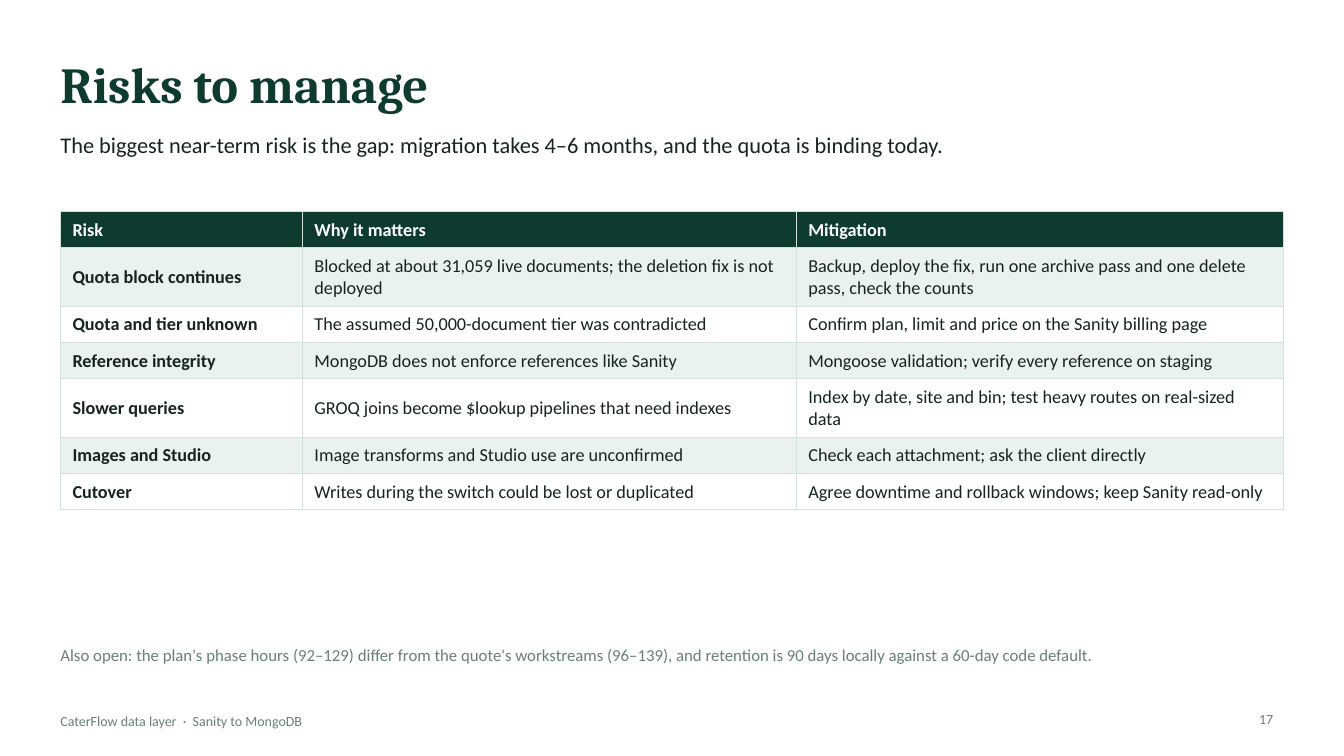
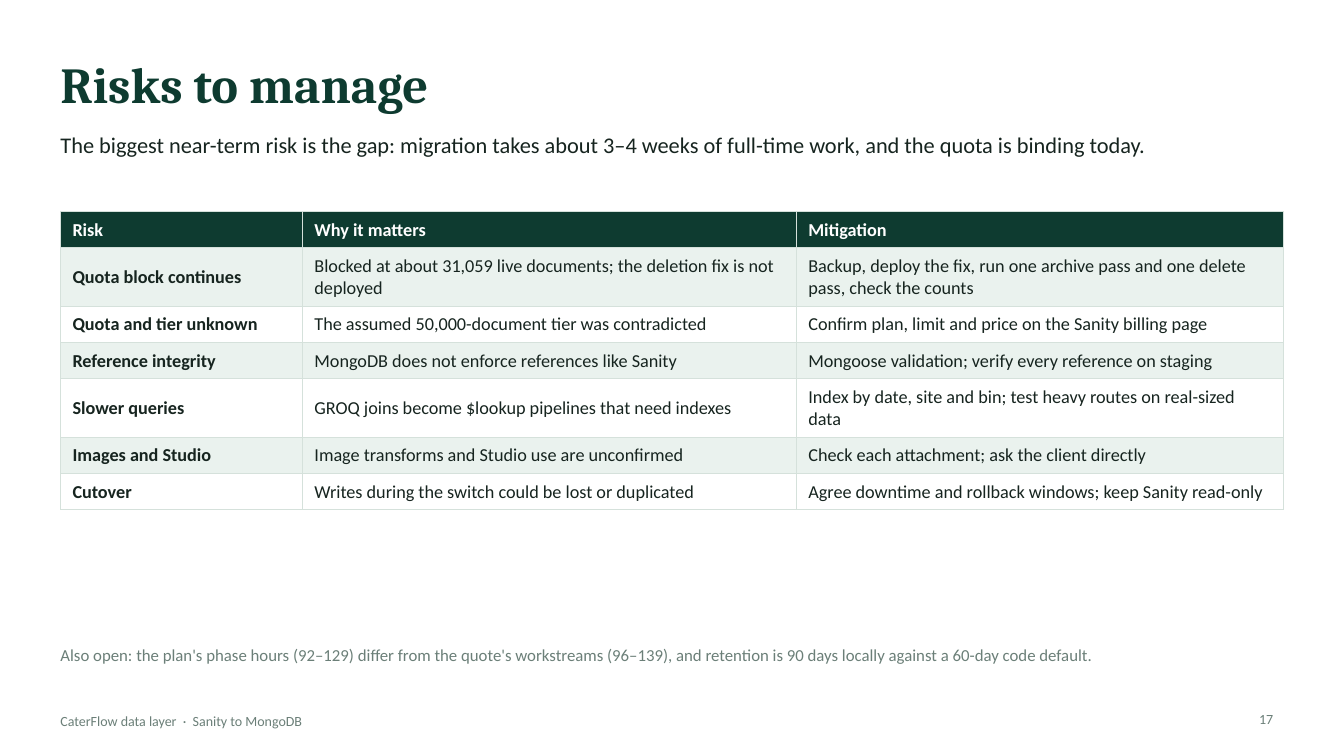
Before and after one commit to caterflowadmin/caterflow, a slide deck: slide 17 of quotes/2026-09-15-sanity-to-mongodb-migration/CaterFlow-MongoDB-Migration-Deck.pptx. Drawn at 1344x756 pixels with LibreOffice and Linux fonts; fonts in the diff are those of the drawing. Boxes give left, top, right and bottom in pixels: in the first picture for what was removed or moved away, otherwise in the second. Text is boxed around its words. In the diff, an @@ line names an element or a change of style, - is before the commit and + after.

```diff
--- a/quotes/2026-09-15-sanity-to-mongodb-migration/CaterFlow-MongoDB-Migration-Deck.pptx
+++ b/quotes/2026-09-15-sanity-to-mongodb-migration/CaterFlow-MongoDB-Migration-Deck.pptx
@@ text at <box>60,137,1145,157</box>: text changed @@
-The biggest near-term risk is the gap: migration takes 4–6 months, and the quota is binding today.
+The biggest near-term risk is the gap: migration takes about 3–4 weeks of full-time work, and the quota is binding today.
```
Also in this commit, not shown: 2 other slides changed, 1 other file.
